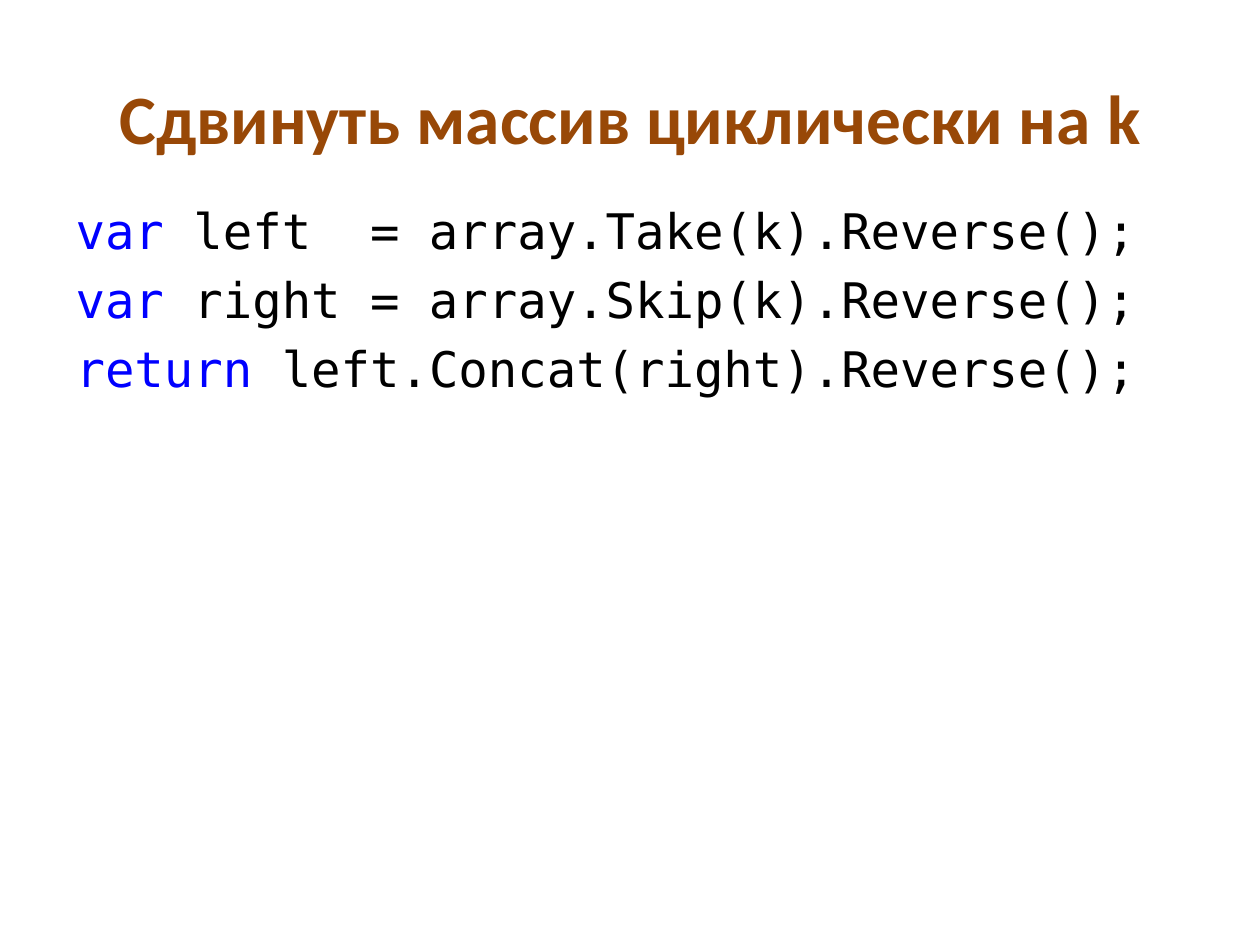
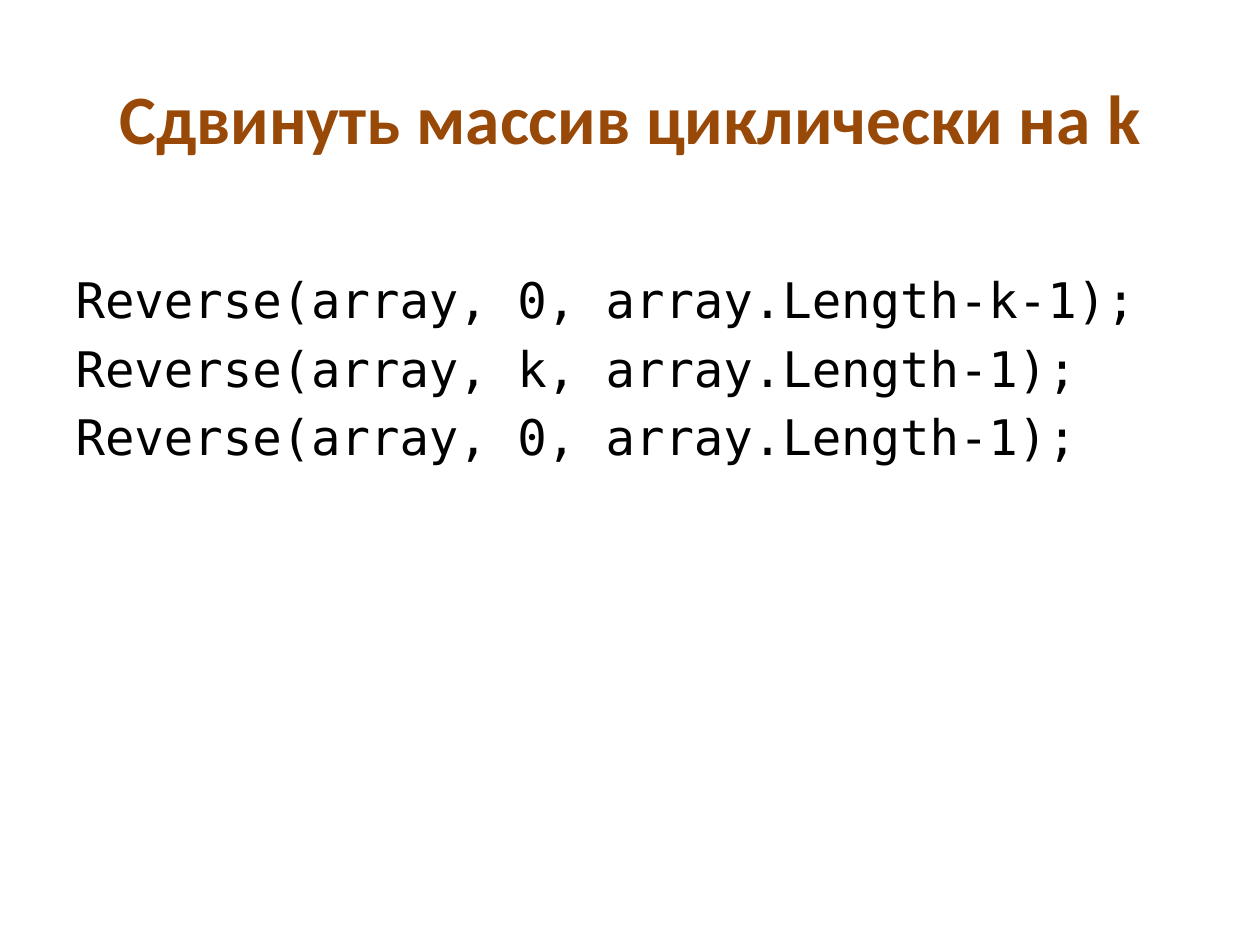
Before and after one commit to kontur-edu/kampus-nsk-2013-11, a slide deck: slide 12 of 02-CleanCode&Testing/CleanCode.pptx. Drawn at 1260x945 pixels with LibreOffice and Linux fonts; fonts in the diff are those of the drawing. Boxes give left, top, right and bottom in pixels: in the first picture for what was removed or moved away, otherwise in the second. Text is boxed around its words. In the diff, an @@ line names an element or a change of style, - is before the commit and + after.

```diff
--- a/02-CleanCode&Testing/CleanCode.pptx
+++ b/02-CleanCode&Testing/CleanCode.pptx
@@ text at [76,280,1136,466]: text changed @@
-var left = array.Take(k).Reverse();
-var right = array.Skip(k).Reverse();
-return left.Concat(right).Reverse();
+Reverse(array, 0, array.Length-k-1);
+Reverse(array, k, array.Length-1);
+Reverse(array, 0, array.Length-1);
```
Also in this commit, not shown: 5 other slides changed, 1 slide added, 1 slide removed, 1 other file.
